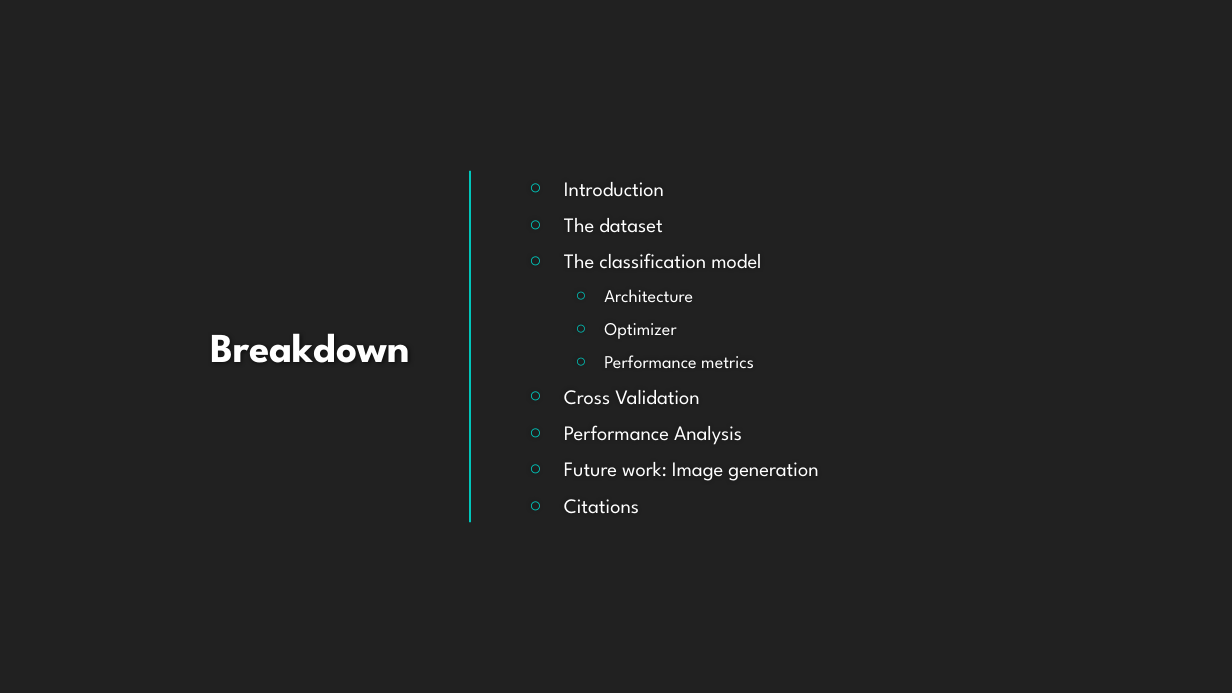
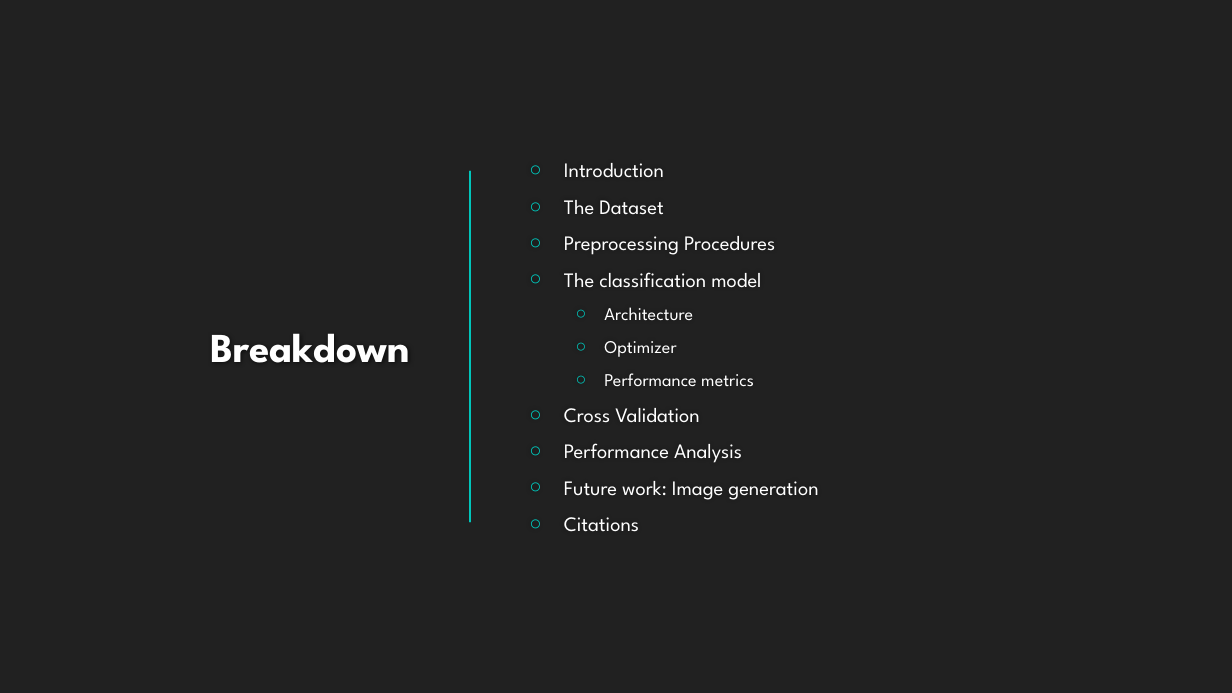
Before and after one commit to landonbuell/Buell-Masters-Project, a slide deck: slide 2 of milestones/BUELL_ENGR6970_Milestone04.pptx. Drawn at 1232x693 pixels with LibreOffice and Linux fonts; fonts in the diff are those of the drawing; background and template pictures are left out. Boxes give left, top, right and bottom in pixels: in the first picture for what was removed or moved away, otherwise in the second. Text is boxed around its words. In the diff, an @@ line names an element or a change of style, - is before the commit and + after.

Commit message:
Added dataset examples into Milestone04

```diff
--- a/milestones/BUELL_ENGR6970_Milestone04.pptx
+++ b/milestones/BUELL_ENGR6970_Milestone04.pptx
@@ text at bbox=[564, 200, 775, 255]: text changed @@
-○ The dataset
+○ The Dataset
+○ Preprocessing Procedures
```
Also in this commit, not shown: 1 other slide changed, 4 slides added, 2 other files.
